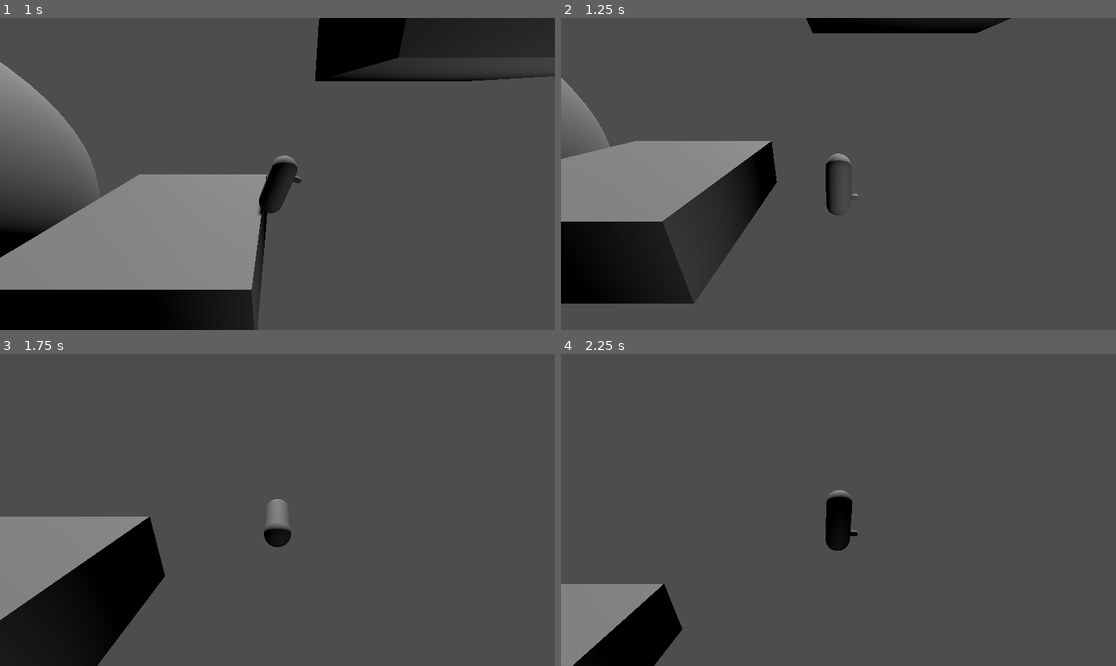
Above: before the commit, frames 1-4 (two rows, left to right).
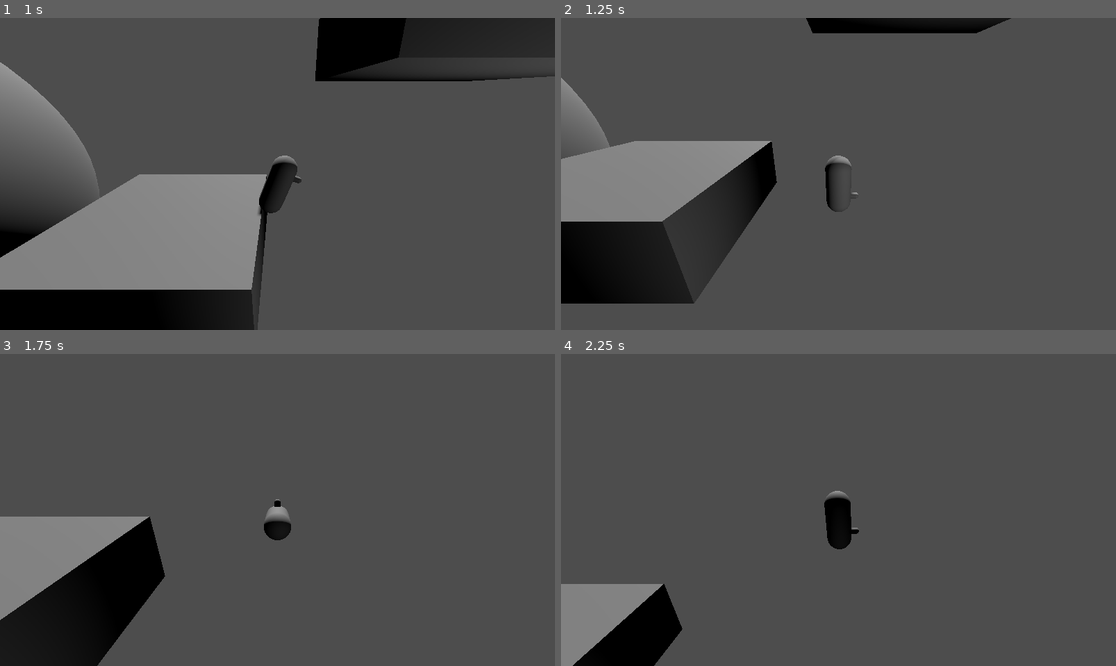
Above: after the commit, the same moments.

Repository: kazeraniman/GalaxyGravity
Game: Godot game, scene res://Scenes/Main.tscn
The game is run twice, just before and just after one commit, with the same random seed, the same clock (stepped at 60 frames per second) and the same inputs.
Inputs (mouse positions are in pixels of both pictures, inside the frame that each line leads up to):
- Up to frame 1 (1 s): tap Enter (restart) at 0.5 s; move the mouse to (399, 158) at 0.52 s; hold D (move_right) from 0.53 s (still down); click (399, 158) at 0.67 s; tap Space (jump) at 0.77 s
- Up to frame 2 (1.25 s): keep holding D (move_right)
- Up to frame 3 (1.75 s): move the mouse to (166, 525) at 1.27 s; release D (move_right) at 1.28 s; hold S (move_backward) from 1.28 s (still down); tap Space (jump) at 1.52 s
- Up to frame 4 (2.25 s): move the mouse to (894, 441) at 2.02 s; release S (move_backward) at 2.03 s; hold D (move_right) from 2.03 s (still down)

Frame 1 is identical in both runs. In frame 2, 0.1% of the frame differs, in the area x 47-54%, y 43-64%; in frame 3, 0.3%, in the area x 20-53%, y 46-94%; in frame 4, 0.1%.

Commit message:
Fixing a bug with parallel gravity fields such that they affect in the direction of their global rotation, not just their own rotation.

Diff:
--- a/Scripts/GravityFields/ParallelGravityField.gd
+++ b/Scripts/GravityFields/ParallelGravityField.gd
@@ -5,7 +5,7 @@
 
 
 func get_gravity(_target_position: Vector3) -> Vector3:
-	return gravity * (Vector3.DOWN * quaternion).normalized()
+	return gravity * (-global_transform.basis.y).normalized()
 
 func set_size(new_size: Vector3):
 	size = new_size
